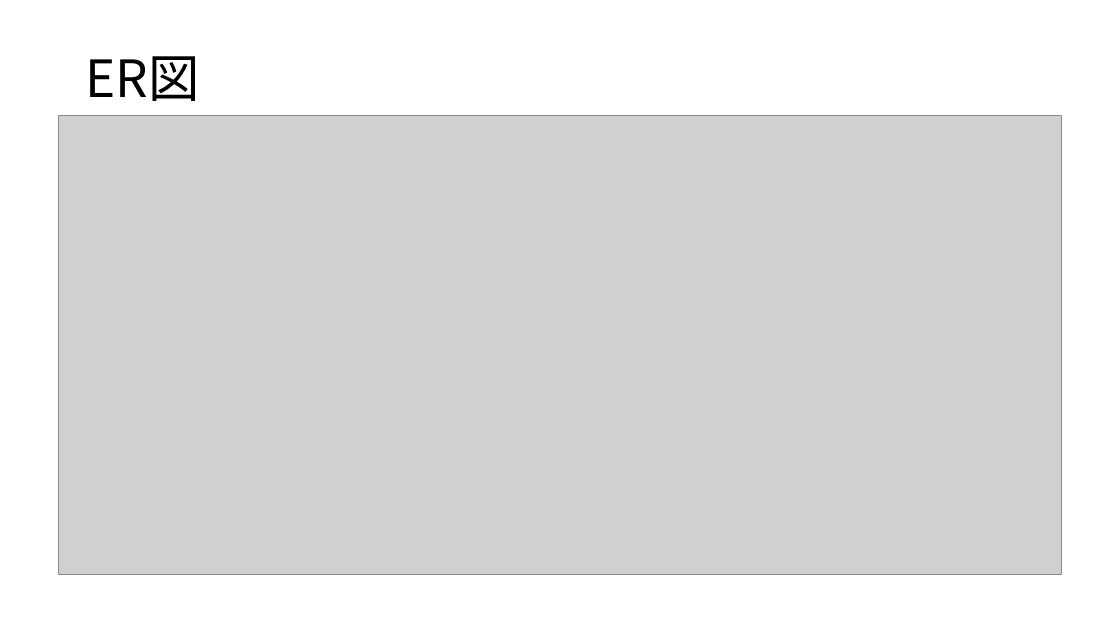
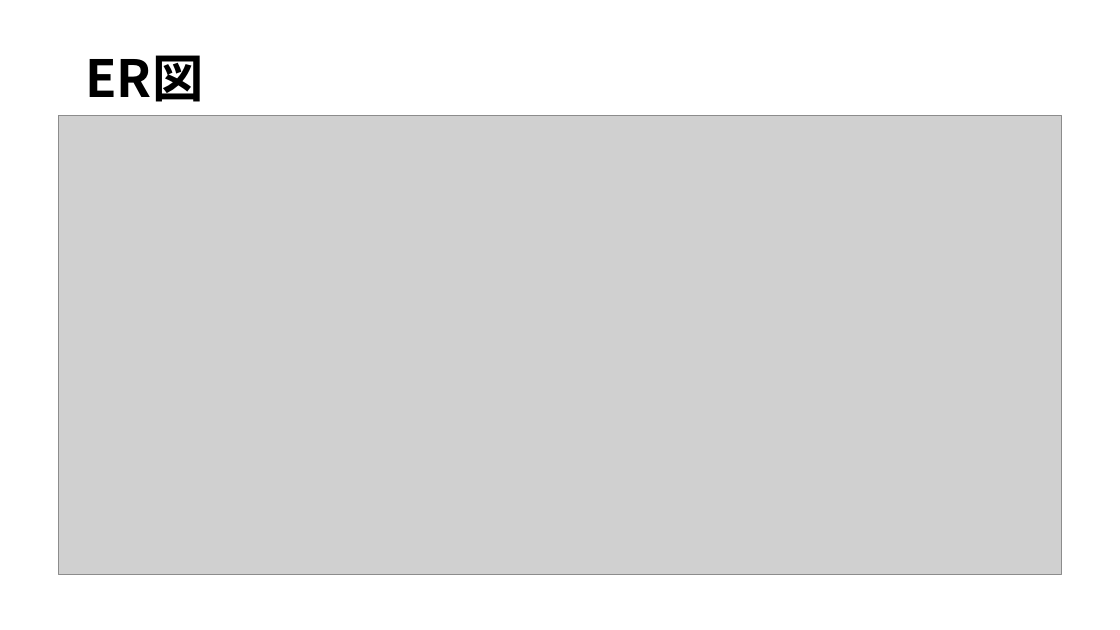
Before and after one commit to ivy239007/UG, a slide deck: slide 5 of プレゼン資料/Webアプリ開発発表資料.pptx. Drawn at 1120x630 pixels with LibreOffice and Linux fonts; fonts in the diff are those of the drawing; grey boxes stand for pictures. Boxes give left, top, right and bottom in pixels: in the first picture for what was removed or moved away, otherwise in the second. Text is boxed around its words. In the diff, an @@ line names an element or a change of style, - is before the commit and + after.

```diff
--- a/プレゼン資料/Webアプリ開発発表資料.pptx
+++ b/プレゼン資料/Webアプリ開発発表資料.pptx
@@ title "ER図" at (85, 55, 203, 102): bold on @@
```
Also in this commit, not shown: 8 other slides changed, 5 other files.
